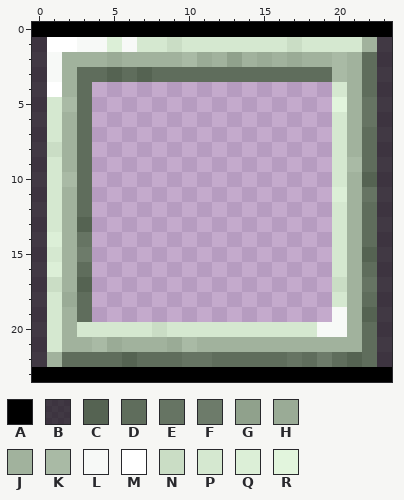
Edited in one commit: pixel-art sprite (mc/death/assets/textures/hotbar_selection.png). That is the earlier state.
The file is 24x24 pixels. Colours within 5 levels of each other are drawn and written as one.
Palette (. is transparent): A #000000  B #040404ae  C #556352  D #5f6d5c  E #667463  F #6d7b6a  G #90a18c  H #9aab96  J #a1b29d  K #a9baa5  L #f7f9f7  M #ffffff  N #caddc5  P #d5e8d0  Q #dcefd7  R #e2f5dd
Pixels before, first column x 0:
 0 AAAAAAAAAAAAAAAAAAAAAAAA
 1 BMMLLQLPPNPPPPPPPNPPPPJB
 2 BLJJJHJJJJKHJGJHJHJJKJDB
 3 BLJDDCDCDDDDDDDDDDDDKJDB
 4 BMJD................PJDB
 5 BPKD................RJEB
 6 BPJD................PJEB
 7 BPJD................PJDB
 8 BNJD................PJDB
 9 BPJD................PKDB
10 BPKD................PJCB
11 BPJD................QJEB
12 BPJD................PJDB
13 BPJC................PJDB
14 BQJE................PJDB
15 BPJF................PJCB
16 BQJD................PJDB
17 BNJC................NJEB
18 BPHD................PJDB
19 BPJD................LJCB
20 BPJPPPPPNPPPPPPPPPPLLJDB
21 BPJJKHJJJHKJJJJJJJJJJJDB
22 BJDDDDCDDDEEDDDDDEDFDCDB
23 AAAAAAAAAAAAAAAAAAAAAAAA
After:
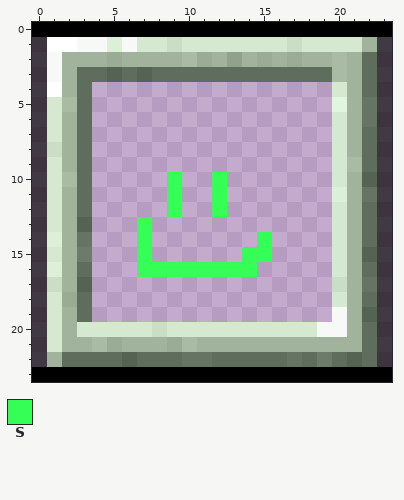
Colours new in this view: S #35ff57
What changed:
Changed rows in their new state; - is an unchanged pixel.
first column x 7:
10 --S--S---
11 --S--S---
12 --S--S---
13 S--------
14 S-------S
15 S------SS
16 SSSSSSSS-
Pixel boxes of the changes (left, top, right, bottom) in both pictures:
added: (137, 172, 272, 277)
